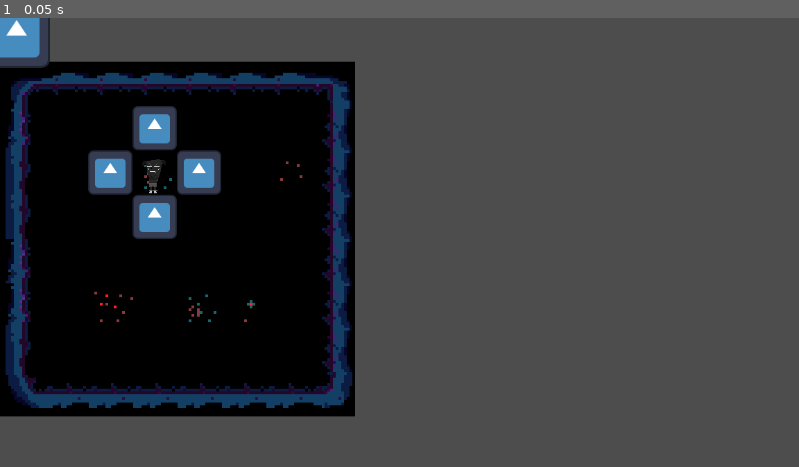
Above: before the commit, frame 1.
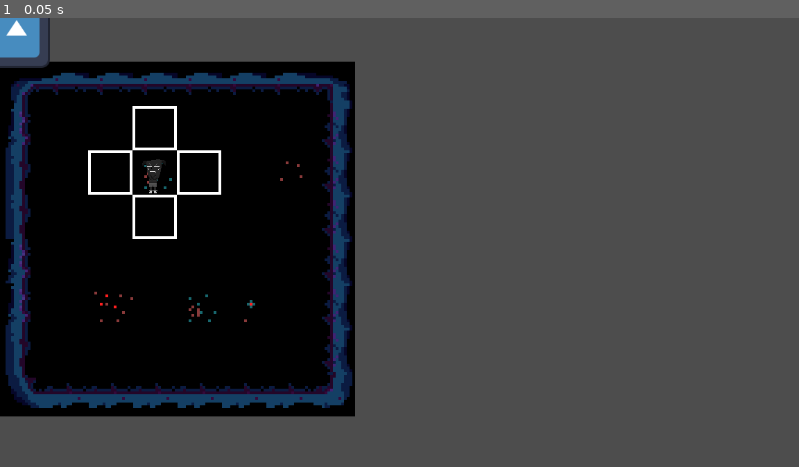
Above: after the commit, the same moment.

Repository: x8c8r/icojam2023
Game: Godot game, scene res://Scenes/InitScene.tscn
The game is run twice, just before and just after one commit, with the same random seed, the same clock (stepped at 60 frames per second) and the same inputs. The engine's default icon, where the game draws it, is replaced by a stand-in: a white triangle on a blue panel in a dark square.
Inputs:
- Up to frame 1 (0.05 s): no input

The runs differ from the first frame. In frame 1, 2.3% of the frame differs, in the area x 11-28%, y 19-50%.

Commit message:
Replaced icons with outlines

Diff:
--- a/Objects/Player/player.tscn
+++ b/Objects/Player/player.tscn
@@ -2,7 +2,7 @@
 
 [ext_resource type="Script" path="res://Objects/Player/player.gd" id="1_2yoxu"]
 [ext_resource type="Texture2D" uid="uid://cx1v44qv0wmas" path="res://Sprites/pixilart-drawing.png" id="2_oowfy"]
-[ext_resource type="Texture2D" uid="uid://b3w8xfpwpr47e" path="res://icon.svg" id="3_4ln34"]
+[ext_resource type="Texture2D" uid="uid://bpdw2jayuq7av" path="res://grid_outline.png" id="3_8ispr"]
 
 [node name="player" type="Node2D"]
 script = ExtResource("1_2yoxu")
@@ -13,20 +13,16 @@
 
 [node name="Icon" type="Sprite2D" parent="."]
 position = Vector2(64, 0)
-scale = Vector2(0.5, 0.5)
-texture = ExtResource("3_4ln34")
+texture = ExtResource("3_8ispr")
 
 [node name="Icon2" type="Sprite2D" parent="."]
 position = Vector2(-64, 0)
-scale = Vector2(0.5, 0.5)
-texture = ExtResource("3_4ln34")
+texture = ExtResource("3_8ispr")
 
 [node name="Icon3" type="Sprite2D" parent="."]
 position = Vector2(0, 64)
-scale = Vector2(0.5, 0.5)
-texture = ExtResource("3_4ln34")
+texture = ExtResource("3_8ispr")
 
 [node name="Icon4" type="Sprite2D" parent="."]
 position = Vector2(0, -64)
-scale = Vector2(0.5, 0.5)
-texture = ExtResource("3_4ln34")
+texture = ExtResource("3_8ispr")
